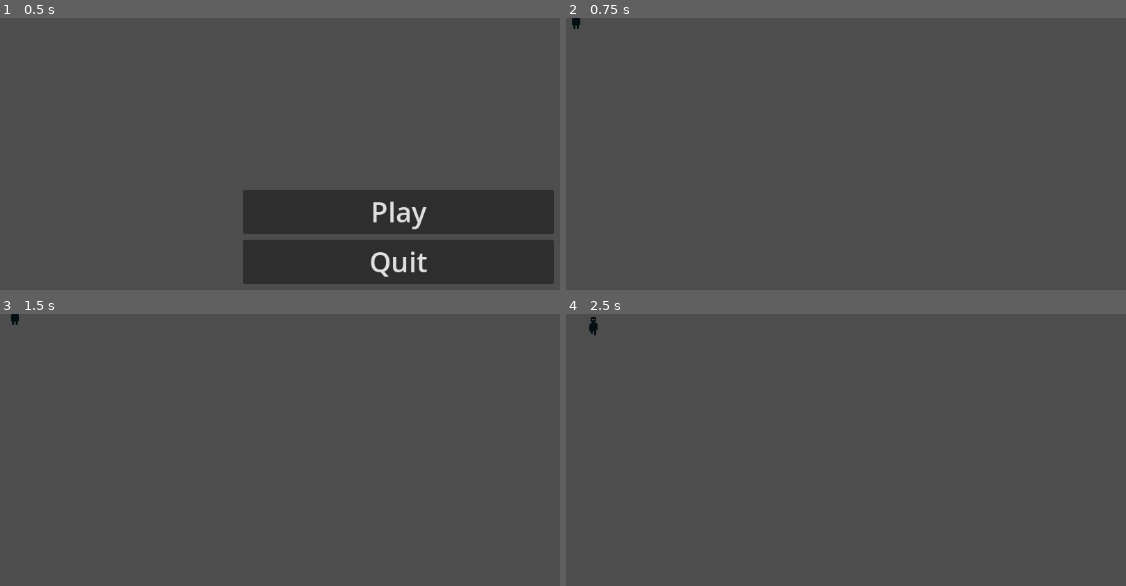
Above: before the commit, frames 1-4 (two rows, left to right).
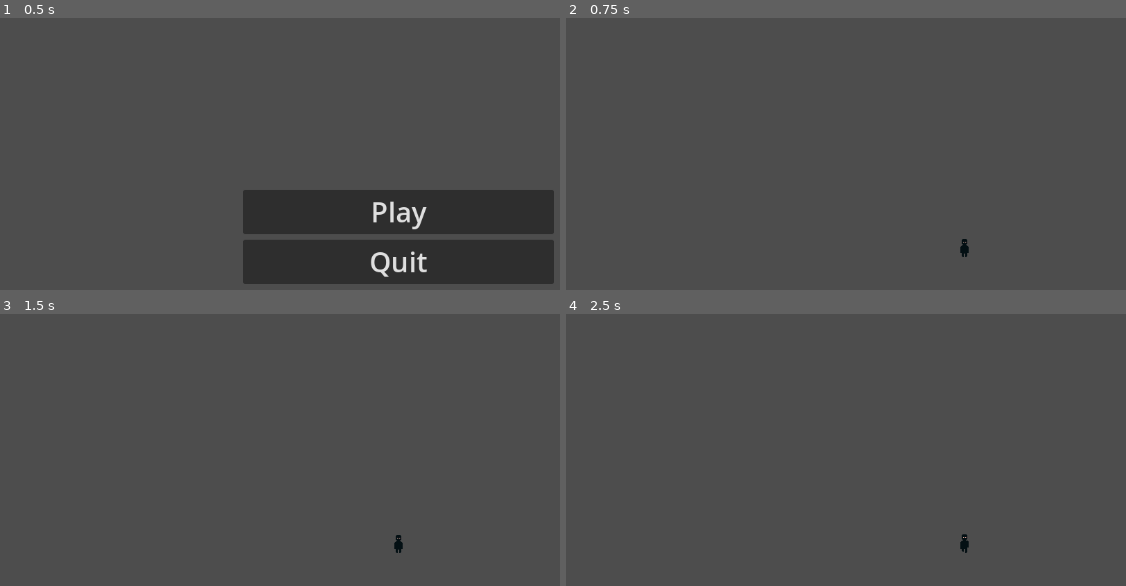
Above: after the commit, the same moments.

Repository: Mathinfernal/MyHungrySister
Game: Godot game, scene res://scenes/menu.tscn
The game is run twice, just before and just after one commit, with the same random seed, the same clock (stepped at 60 frames per second) and the same inputs.
Inputs:
- Up to frame 1 (0.5 s): no input
- Up to frame 2 (0.75 s): click "Play" at 0.5 s
- Up to frame 3 (1.5 s): tap Enter at 1.25 s; hold Right (ui_right) from 1.28 s (still down)
- Up to frame 4 (2.5 s): release Right (ui_right) at 2.03 s; hold Down (ui_down) from 2.03 s (still down)

Frame 1 is identical in both runs. In frame 2, 0.1% of the frame differs, in the area x 1-72%, y 0-88%; in frame 3, 0.1%; in frame 4, 0.2%, in the area x 4-72%, y 1-88%.

Commit message:
Update player.tscn

Diff:
--- a/scenes/player.tscn
+++ b/scenes/player.tscn
@@ -132,3 +132,6 @@
 sprite_frames = SubResource("SpriteFrames_u8vuu")
 animation = &"idle"
 autoplay = "idle"
+
+[node name="Camera2D" type="Camera2D" parent="."]
+position = Vector2(0, -21)
